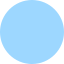
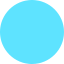
Two versions of the same layered image (64px x 64px). Layer-by-layer changes:
removed layer "图层 1" over [0, 0, 64, 64]
added layer "图层 6" above "图层 5" over [0, 0, 64, 64]
